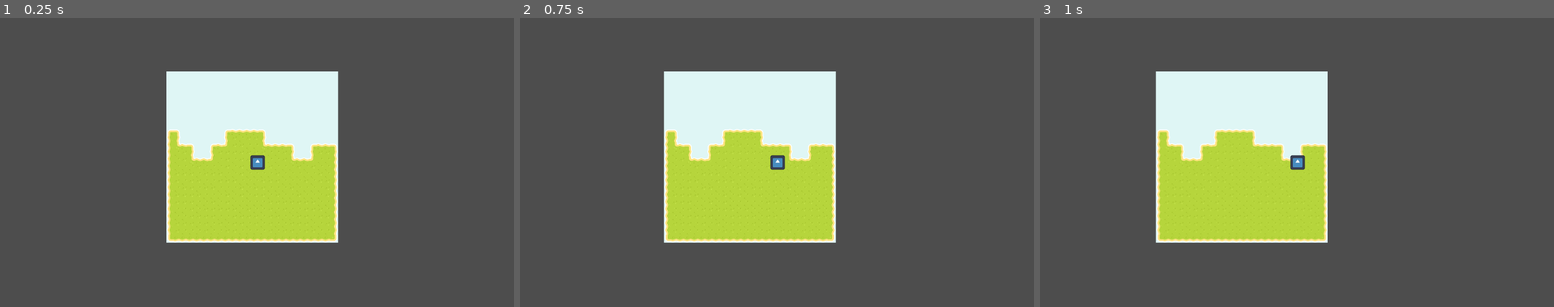
Above: before the commit, frames 1-3 (left to right).
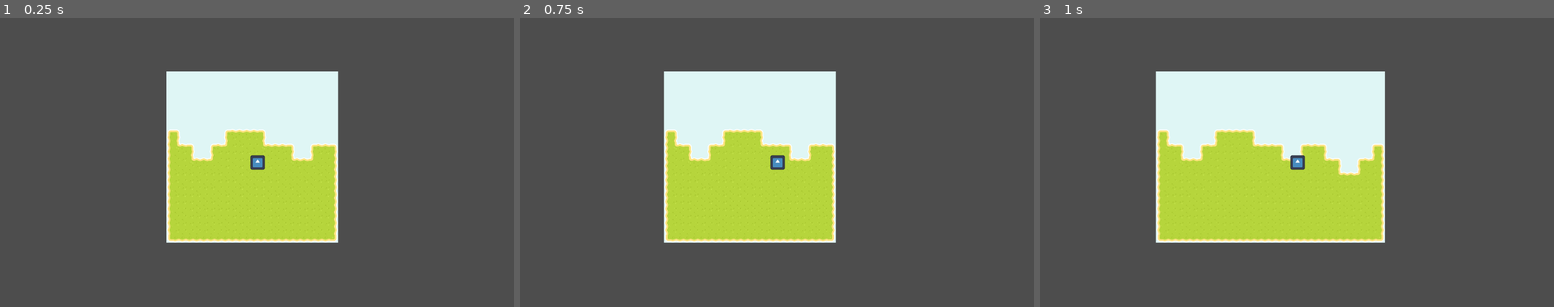
Above: after the commit, the same moments.

Repository: Sammy-T/Aero-Fight
Game: Godot game, scene res://scenes/level.tscn
The game is run twice, just before and just after one commit, with the same random seed, the same clock (stepped at 60 frames per second) and the same inputs. The engine's default icon, where the game draws it, is replaced by a stand-in: a white triangle on a blue panel in a dark square.
Inputs:
- Up to frame 1 (0.25 s): no input
- Up to frame 2 (0.75 s): tap Enter at 0.5 s; hold Right (ui_right) from 0.53 s (still down)
- Up to frame 3 (1 s): keep holding Right (ui_right)

Frames 1-2 are identical in both runs. In frame 3, 6.8% of the frame differs, in the area x 54-68%, y 18-78%.

Commit message:
Load wanted sections by player's current section

Diff:
--- a/scripts/level.gd
+++ b/scripts/level.gd
@@ -11,6 +11,7 @@
 var player: Node2D
 var current_section: Vector2i = Vector2i.ONE
 var pending_sections: Array[Vector2i] = []
+var pending_unload_sections: Array[Vector2i] = []
 var loaded_sections: Array[Vector2i] = []
 var section_offset: Vector2i = Vector2i.ZERO
 var thread: Thread
@@ -31,11 +32,12 @@
 	thread = Thread.new()
 	var _err: Error = thread.start(_threaded_load_section, Thread.PRIORITY_NORMAL)
 
+	# Create the initial 3x3 grid
 	for x in 3:
 		for y in 3:
 			pending_sections.append(Vector2i(x, y))
 
-	semaphore.post()
+	semaphore.post() # Trigger section processing
 
 
 # Called every frame. 'delta' is the elapsed time since the previous frame.
@@ -45,6 +47,32 @@
 	if current_section != section:
 		current_section = section
 		print("curr section ", current_section)
+
+		_update_sections()
+
+
+# Updates which sections we want to load/unload
+func _update_sections() -> void:
+	var wanted_sections: Array[Vector2i] = []
+
+	# Determine which sections are wanted based on the current section position
+	for x_offset in range(-1, 2):
+		for y_offset in range(-1, 2):
+			var wanted_section: Vector2i = current_section + Vector2i(x_offset, y_offset)
+			wanted_sections.append(wanted_section)
+
+	# Check which sections to add
+	for wanted_section in wanted_sections:
+		if !loaded_sections.has(wanted_section):
+			pending_sections.append(wanted_section)
+
+	## TODO: Clear unneeded sections
+#	# Check which sections to remove
+#	for loaded_section in loaded_sections:
+#		if !wanted_sections.has(loaded_section):
+#			pending_unload_sections.append(loaded_section)
+
+	semaphore.post() # Trigger section processing
 
 
 func _threaded_load_section() -> void:
